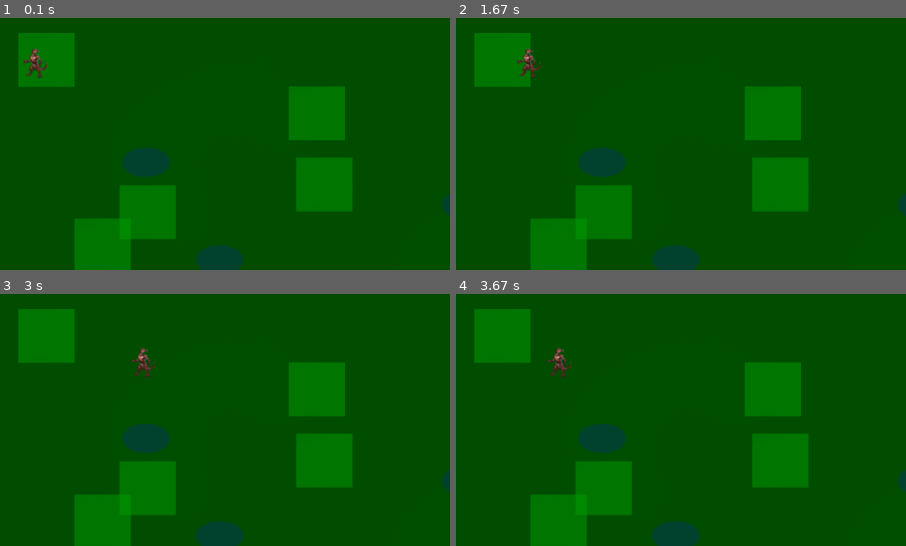
Above: before the commit, frames 1-4 (two rows, left to right).
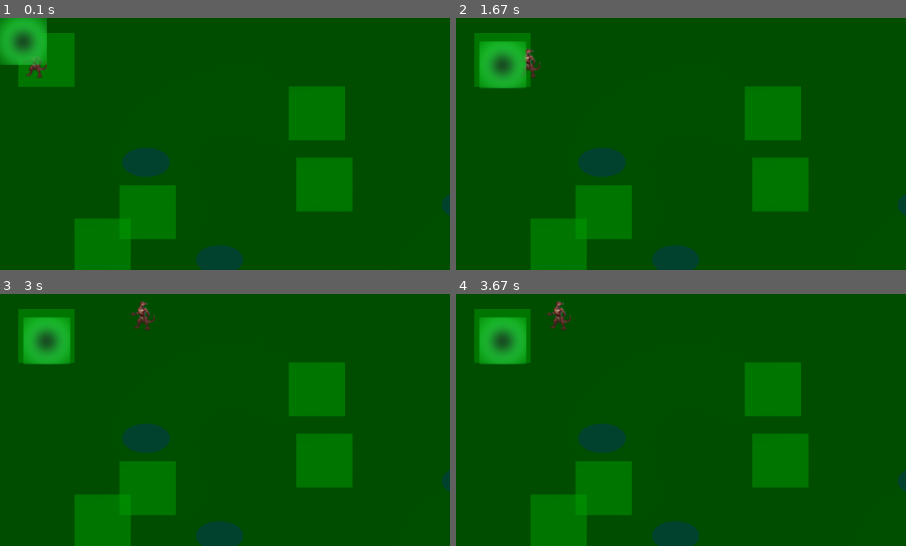
Above: after the commit, the same moments.

Repository: sxo6099/pygame-demo
Game: pygame game, started from main.py
Two runs of this game, one before a commit and one after it. Both use one fixed random seed, a clock stepped at 60 frames per second and the inputs below.
Inputs:
- Up to frame 1 (0.1 s): no input
- Up to frame 2 (1.67 s): hold Space 0.33-0.8 s; hold Right 0.33-0.8 s; tap W at 0.83 s; tap S at 1.17 s; hold Right from 1.5 s (still down)
- Up to frame 3 (3 s): release Right at 1.97 s; hold Up 2-2.3 s; hold Right 2.33-2.8 s; hold Left from 2.83 s (still down)
- Up to frame 4 (3.67 s): release Left at 3.37 s; hold Down from 3.4 s (still down)
The pictures show only the part of the screen within x 0-50%, y 0-50%; the shares and areas given below are measured in that part.

The runs differ from the first frame. In frame 1, 1.9% of the frame differs, in the area x 0-11%, y 0-19%; in frame 2, 1.9%; in frame 3, 2.4%, in the area x 5-35%, y 2-33%; in frame 4, 2.4%.

Commit message:
Restructure classes into more files Changes to be committed: 	new file:   Player.py 	new file:   Projectile.py 	new file:   __pycache__/Player.cpython-39.pyc 	new file:   __pycache__/Projectile.cpython-39.pyc 	modified:   main.py 	new file:   resources/blob.png 	modified:   resources/bud.psd 	new file:   resources/projectiles.psd

Diff:
--- /dev/null
+++ b/Player.py
@@ -0,0 +1,37 @@
+# This is a sample Python script.
+
+# Press Shift+F10 to execute it or replace it with your code.
+# Press Double Shift to search everywhere for classes, files, tool windows, actions, and settings.
+import pygame
+RESOURCE_PATH = './resources/'
+
+class player(pygame.sprite.Sprite):
+    """
+    Spawn a player
+    """
+
+    def __init__(self):
+        pygame.sprite.Sprite.__init__(self)
+        self.movex = 0  # move along X
+        self.movey = 0  # move along Y
+        self.frame = 0  # count frames
+        self.images = []
+
+        img = pygame.image.load(RESOURCE_PATH + 'bud.png')
+        self.images.append(img)
+        self.image = self.images[0]
+        self.rect = self.image.get_rect()
+
+    def control(self, x, y):
+        """
+        control player movement
+        """
+        self.movex += x
+        self.movey += y
+
+    def update(self):
+        """
+        Update sprite position
+        """
+        self.rect.x = self.rect.x + self.movex
+        self.rect.y = self.rect.y + self.movey
--- /dev/null
+++ b/Projectile.py
@@ -0,0 +1,33 @@
+# This is a sample Python script.
+
+# Press Shift+F10 to execute it or replace it with your code.
+# Press Double Shift to search everywhere for classes, files, tool windows, actions, and settings.
+
+import pygame
+import Player
+
+RESOURCE_PATH = './resources/'
+
+class projectile(pygame.sprite.Sprite):
+    def __init__(self):
+        pygame.sprite.Sprite.__init__(self)
+        self.movex = 0  # move along X
+        self.movey = 0  # move along Y
+        self.frame = 0  # count frames
+        self.images = []
+        img = pygame.image.load(RESOURCE_PATH + 'blob.png')
+        self.images.append(img)
+        self.image = self.images[0]
+        self.rect = self.image.get_rect()
+    def control(self, x, y):
+        """
+        control player movement
+        """
+        self.movex += x
+        self.movey += y
+    def update(self):
+        """
+        Update sprite position
+        """
+        self.rect.x = self.rect.x + self.movex
+        self.rect.y = self.rect.y + self.movey
--- a/main.py
+++ b/main.py
@@ -4,41 +4,13 @@
 # Press Double Shift to search everywhere for classes, files, tool windows, actions, and settings.
 
 import pygame
+import Player
+import Projectile
+
 def print_hi(name):
     # Use a breakpoint in the code line below to debug your script.
     print(f'Hi, {name}')  # Press Ctrl+F8 to toggle the breakpoint.
 RESOURCE_PATH = './resources/'
-
-class Player(pygame.sprite.Sprite):
-    """
-    Spawn a player
-    """
-
-    def __init__(self):
-        pygame.sprite.Sprite.__init__(self)
-        self.movex = 0  # move along X
-        self.movey = 0  # move along Y
-        self.frame = 0  # count frames
-        self.images = []
-
-        img = pygame.image.load(RESOURCE_PATH + 'bud.png')
-        self.images.append(img)
-        self.image = self.images[0]
-        self.rect = self.image.get_rect()
-
-    def control(self, x, y):
-        """
-        control player movement
-        """
-        self.movex += x
-        self.movey += y
-
-    def update(self):
-        """
-        Update sprite position
-        """
-        self.rect.x = self.rect.x + self.movex
-        self.rect.y = self.rect.y + self.movey
 
     # Press the green button in the gutter to run the script.
 if __name__ == '__main__':
@@ -59,7 +31,8 @@
     BLUE = (0, 0, 255)
     YELLOW = (255, 255, 0)
 
-    player = Player()
+    player = Player.player()
+    blob = Projectile.projectile()
     bg = pygame.image.load(RESOURCE_PATH + 'background.png')
     SCREEN.fill(BLACK)
     pygame.display.flip()
@@ -68,6 +41,7 @@
     player.rect.y = 50  # go to y
     player_list = pygame.sprite.Group()
     player_list.add(player)
+    player_list.add(blob)
 
     is_running = True
     while is_running:
@@ -89,10 +63,14 @@
                     player.control(5, 0)
                 if event.key == pygame.K_UP or event.key == ord('w'):
                     print('up')
-                    player.control(0, 5)
+                    player.control(0, -5) #flipped because array of pixels?
                 if event.key == pygame.K_DOWN or event.key == ord('s'):
                     print('down')
-                    player.control(0, -5)
+                    player.control(0, 5)
+                if event.key == pygame.K_SPACE:
+                    print('space')
+                    blob.control(player.rect.x, player.rect.y)
+                    blob.update()
 
             if event.type == pygame.KEYUP:
                 if event.key == pygame.K_LEFT or event.key == ord('a'):
@@ -103,10 +81,10 @@
                     player.control(-5, 0)
                 if event.key == pygame.K_UP or event.key == ord('w'):
                     print('up stop')
-                    player.control(0, -5)
+                    player.control(0, 5)
                 if event.key == pygame.K_DOWN or event.key == ord('s'):
                     print('down stop')
-                    player.control(0, 5)
+                    player.control(0, -5)
                 if event.key == ord('q'):
                     is_running = False
         player.update()
Binary file added: resources/blob.png
Not shown, changed: resources/bud.psd
Not shown, added: resources/projectiles.psd
